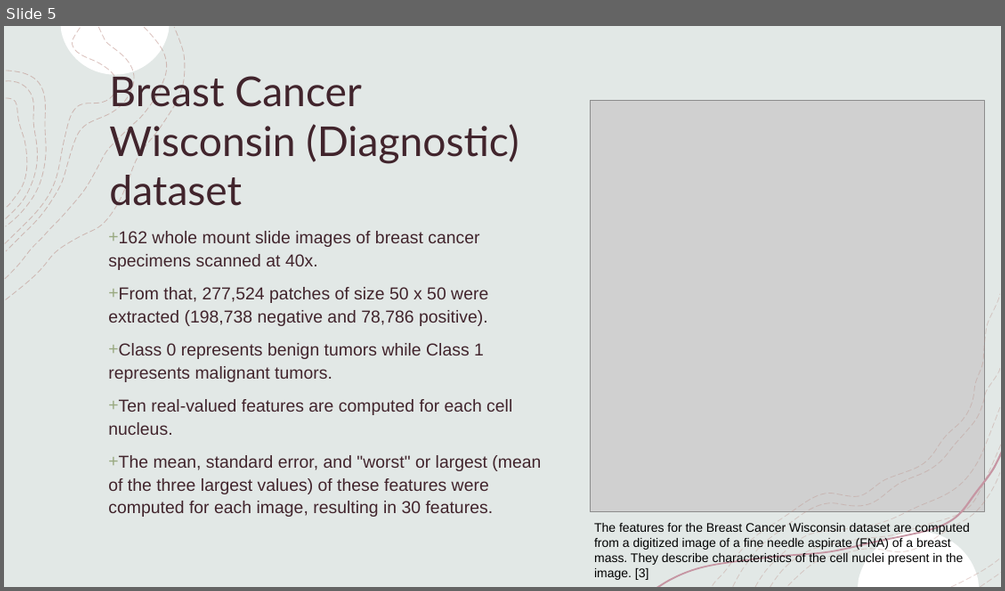
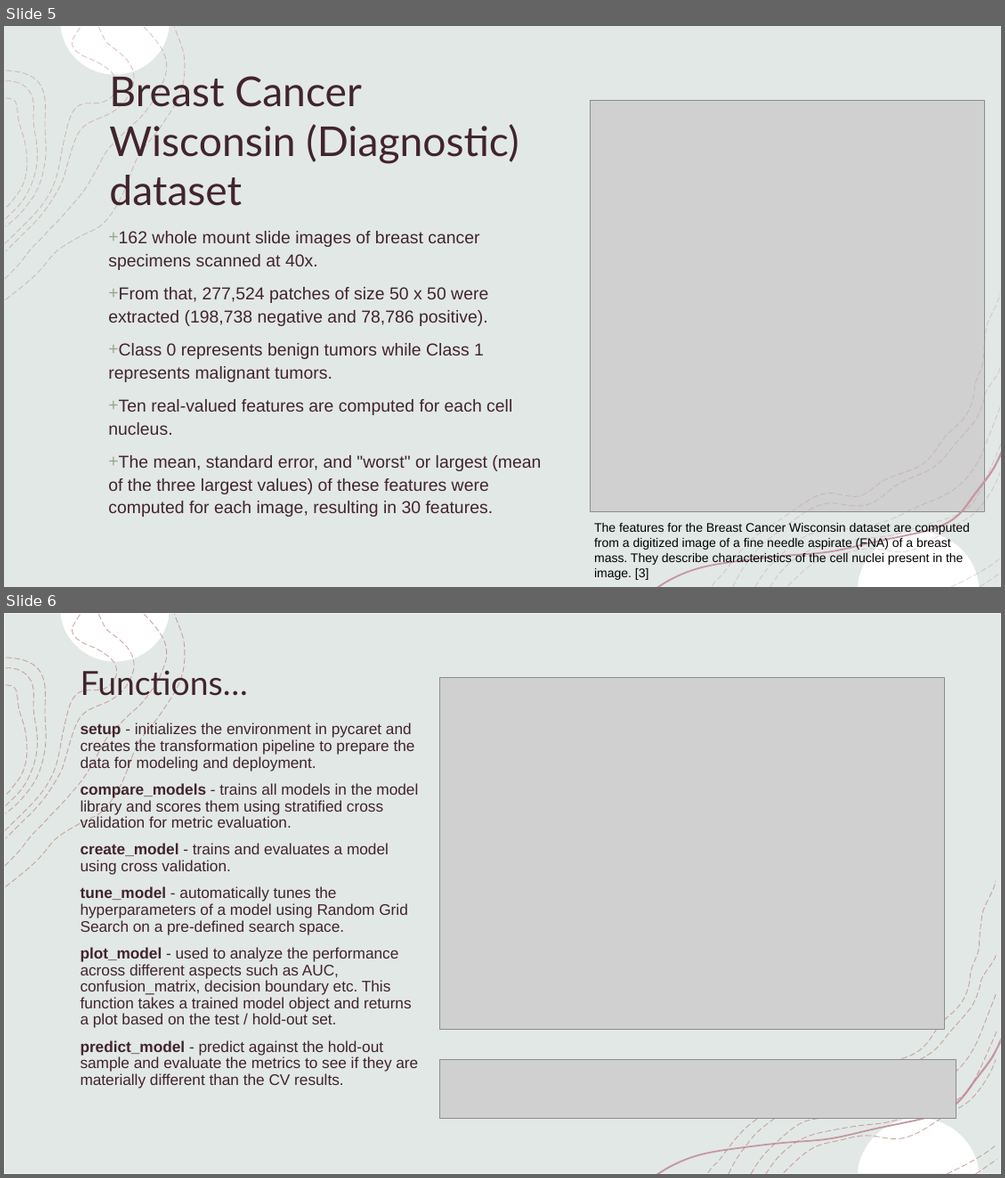
Before and after one commit to dkinneyBU/DSC680, a slide deck: Assignments/Week12/DKinney-Project 3 Presentation.pptx. Shown one above the other, each under a label of ours: slide 5 before the commit, slides 5 and 6 after it. The pictures are 1005x591 and 1005x1178 pixels, drawn with LibreOffice and Linux fonts; fonts in the diff are those of the drawing; grey boxes stand for pictures. Boxes give left, top, right and bottom in pixels: in the first picture for what was removed or moved away, otherwise in the second. Text is boxed around its words. In the diff, an @@ line names an element or a change of style, - is before the commit and + after.

```diff
--- a/Assignments/Week12/DKinney-Project 3 Presentation.pptx
+++ b/Assignments/Week12/DKinney-Project 3 Presentation.pptx
@@ slide 6 added at (x1=4, y1=613, x2=1001, y2=1174), background #FFFFFF; not listed: 8 template elements that a slide beside it also shows @@
@@ rectangle added at (x1=4, y1=613, x2=1001, y2=1174), fill #E2E8E6, outline #F2F2F2 1 pt @@
@@ freeform shape added at (x1=61, y1=613, x2=170, y2=662), fill #FFFFFF @@
@@ title added at (x1=81, y1=666, x2=248, y2=701), 32 pt, text #41242C @@
+Functions…
@@ group added at (x1=6, y1=615, x2=185, y2=887): 4 freeform shapes @@
@@ picture added at (x1=440, y1=678, x2=945, y2=1030) @@
@@ text added at (x1=81, y1=722, x2=418, y2=1088), 14.8 pt, text #41242C @@
+setup - initializes the environment in pycaret and creates the transformation pipeline to prepare the data for modeling and deployment.
+compare_models - trains all models in the model library and scores them using stratified cross validation for metric evaluation.
+create_model - trains and evaluates a model using cross validation.
+tune_model - automatically tunes the hyperparameters of a model using Random Grid Search on a pre-defined search space.
+plot_model - used to analyze the performance across different aspects such as AUC, confusion_matrix, decision boundary etc. This function takes a trained model object and returns a plot based on the test / hold-out set.
+predict_model - predict against the hold-out sample and evaluate the metrics to see if they are materially different than the CV results.
@@ freeform shape added at (x1=708, y1=881, x2=996, y2=1172), outline #BA887F 0.75 pt dashed @@
@@ freeform shape added at (x1=656, y1=1038, x2=1001, y2=1174), fill #C696A3 @@
@@ picture added at (x1=440, y1=1060, x2=956, y2=1119) @@
@@ freeform shape added at (x1=784, y1=1060, x2=995, y2=1172), outline #BA887F 0.75 pt dashed @@
@@ freeform shape added at (x1=858, y1=1118, x2=979, y2=1173), fill #FFFFFF @@
```
Also in this commit, not shown: 2 slides changed, 11 other slides added, 1 other file.
